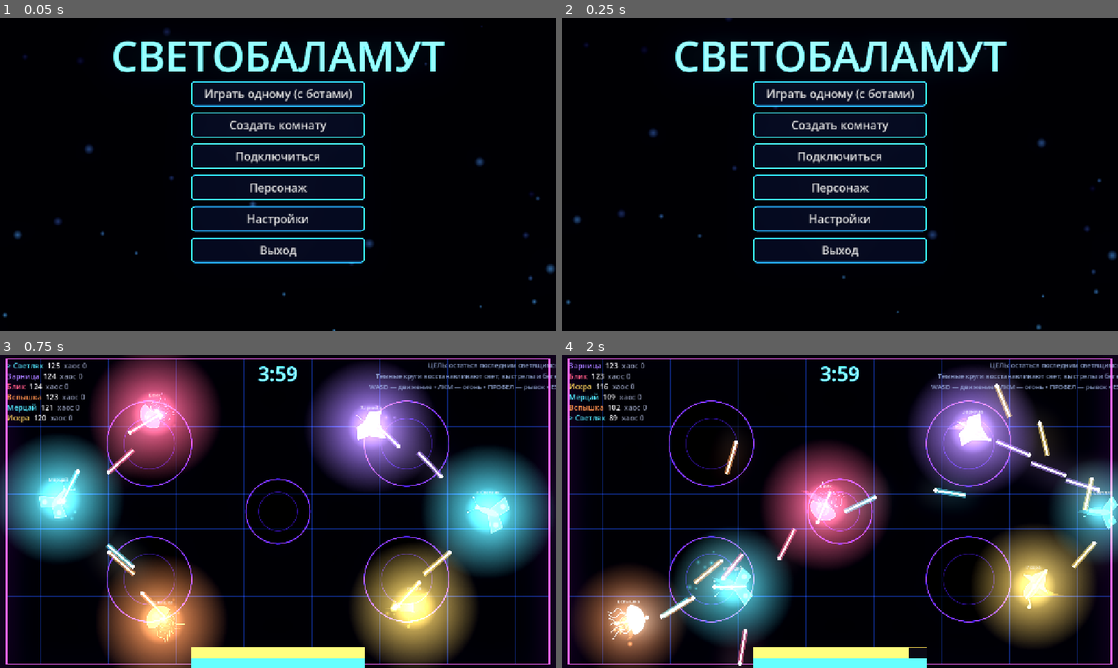
Above: before the commit, frames 1-4 (two rows, left to right).
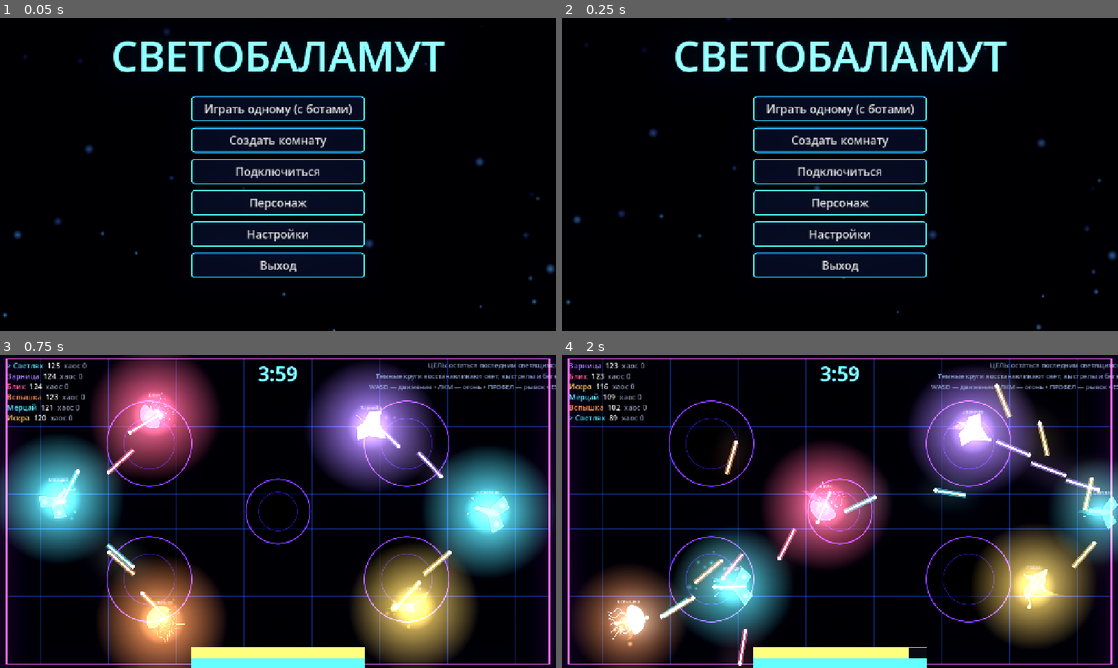
Above: after the commit, the same moments.

Repository: DvoreZZKy/svetobalamut
Game: Godot game, scene res://scenes/menu.tscn
The game is run twice, just before and just after one commit, with the same random seed, the same clock (stepped at 60 frames per second) and the same inputs.
Inputs (mouse positions are in pixels of both pictures, inside the frame that each line leads up to):
- Up to frame 1 (0.05 s): no input
- Up to frame 2 (0.25 s): no input
- Up to frame 3 (0.75 s): click "Играть одному (с ботами)" at 0.5 s
- Up to frame 4 (2 s): tap Enter (restart) at 1.25 s; move the mouse to (962, 495) at 1.27 s; hold D (right) from 1.28 s (still down); tap Q (ability) at 1.35 s; click (962, 495) at 1.42 s

The runs differ from the first frame. In frame 1, 10% of the frame differs, in the area x 34-66%, y 20-84%; in frame 2, 10%; in frame 3, 0.1%; in frame 4, nothing differs.

Commit message:
Move main menu buttons lower

Diff:
--- a/scripts/menu.gd
+++ b/scripts/menu.gd
@@ -166,7 +166,7 @@
 
 func _box(key: String) -> VBoxContainer:
 	var b := VBoxContainer.new()
-	b.position = Vector2(440, 145)
+	b.position = Vector2(440, 180)
 	b.size = Vector2(400, 560)
 	b.add_theme_constant_override("separation", 14)
 	add_child(b)
